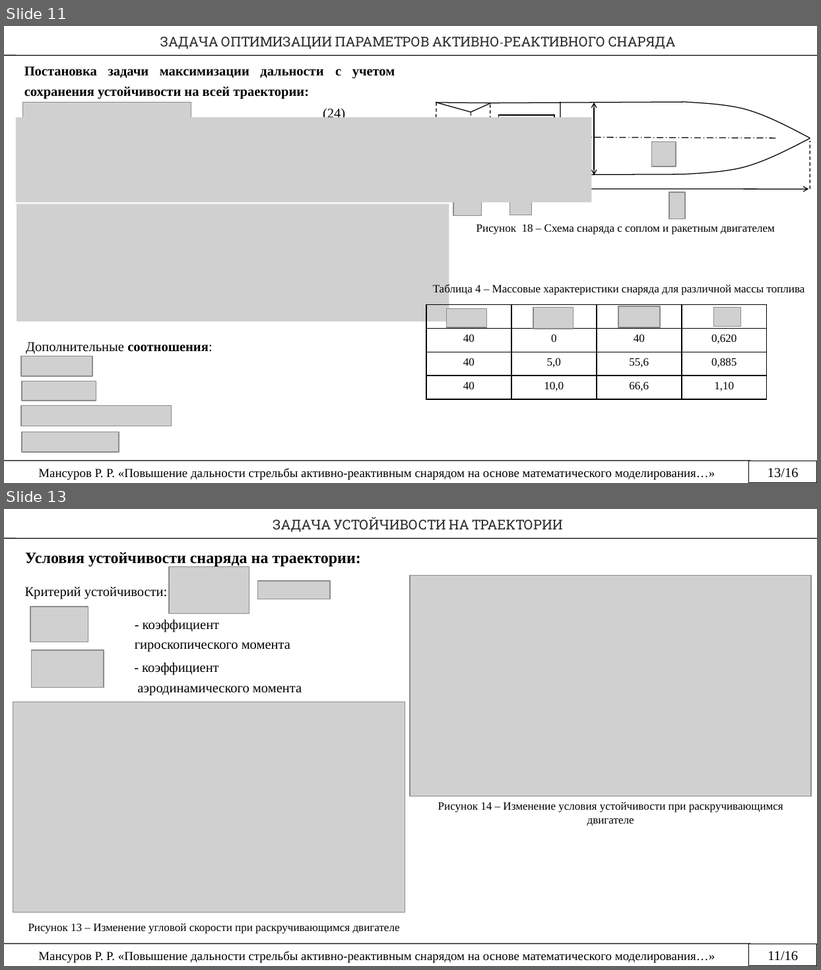
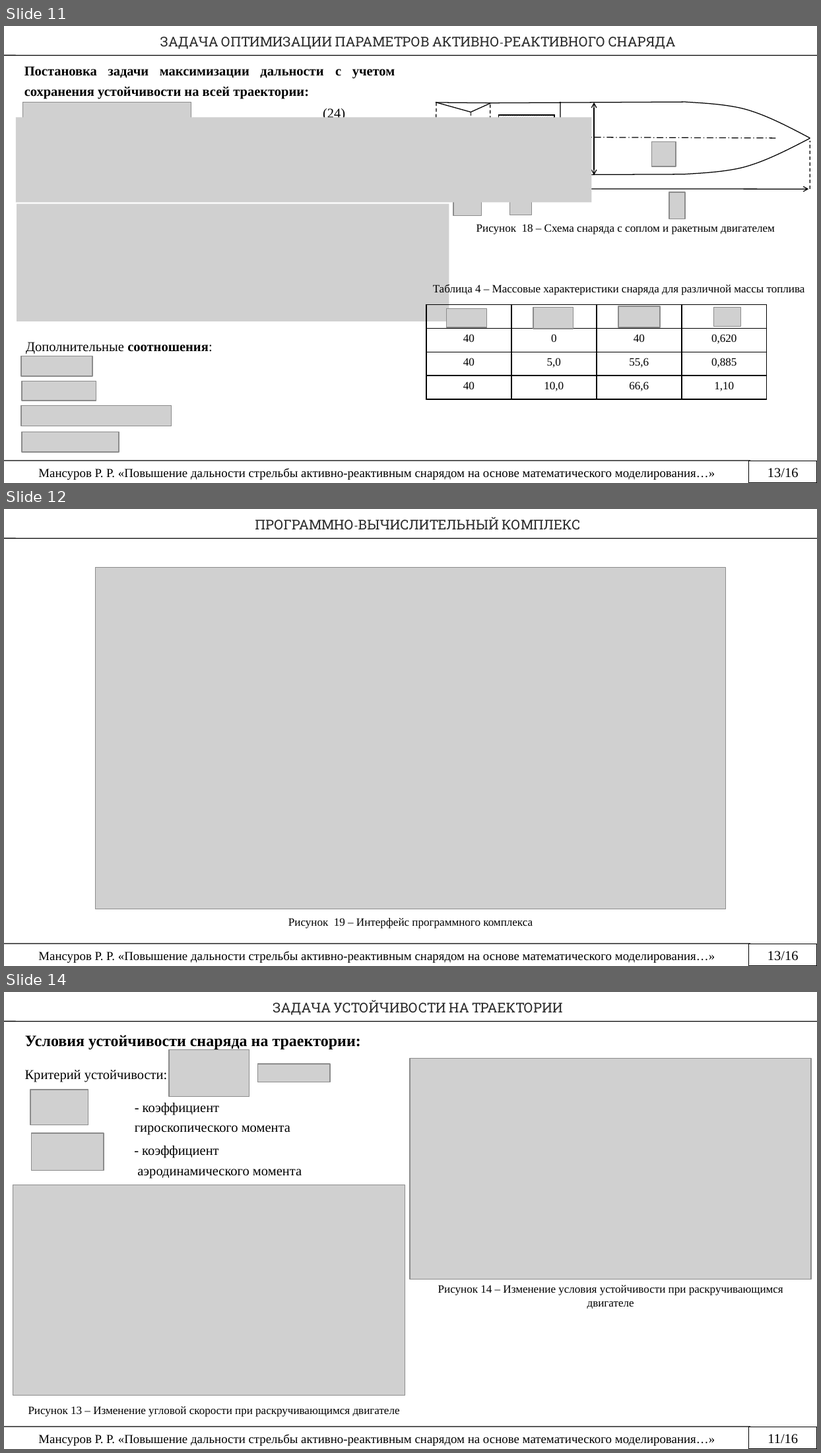
Before and after one commit to rustam-mansurov/cats, a slide deck: Мансуров Р.Р. — копия (2).pptx. Shown one above the other, each under a label of ours: slides 11 and 13 before the commit, slides 11, 12 and 14 after it; the slides between them are not shown. The pictures are 821x970 and 821x1453 pixels, drawn with LibreOffice and Linux fonts; fonts in the diff are those of the drawing; grey boxes stand for pictures; background and template pictures are left out. Boxes give left, top, right and bottom in pixels: in the first picture for what was removed or moved away, otherwise in the second. Text is boxed around its words. In the diff, an @@ line names an element or a change of style, - is before the commit and + after.

```diff
--- a/Мансуров Р.Р. — копия (2).pptx
+++ b/Мансуров Р.Р. — копия (2).pptx
@@ slide 12 added at bbox=[4, 509, 817, 966], background #FFFFFF @@
@@ text added at bbox=[255, 517, 580, 530], 12 pt, text #292929, small capitals @@
+ПРОГРАММНО-ВЫЧИСЛИТЕЛЬНЫЙ КОМПЛЕКС
@@ line added from (4, 538) to (817, 538), #000000 0.75 pt @@
@@ picture added at bbox=[95, 568, 725, 909] @@
@@ text added at bbox=[288, 918, 533, 929], 10 pt, text #000000 @@
+Рисунок 19 – Интерфейс программного комплекса
@@ line added from (4, 944) to (750, 944), #000000 0.75 pt @@
@@ rectangle added at bbox=[749, 944, 817, 966], fill #FFFFFF, outline #000000 0.74 pt @@
@@ rectangle added at bbox=[749, 944, 817, 966], outline #000000 0.75 pt, 12 pt, text #000000 @@
+13/16
@@ text added at bbox=[38, 951, 715, 963], 11 pt, text #000000 @@
+Мансуров Р. Р. «Повышение дальности стрельбы активно-реактивным снарядом на основе математического моделирования…»
@@ what was slide 13 is now slide 14 @@
```
Also in this commit, not shown: 2 slides changed, 23 other files.
